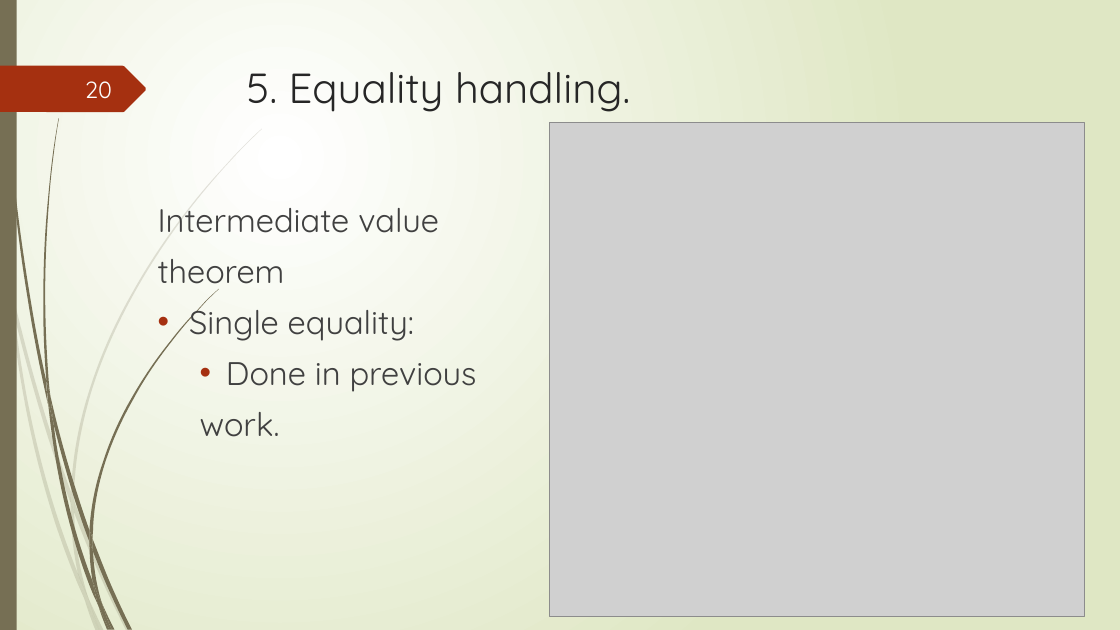
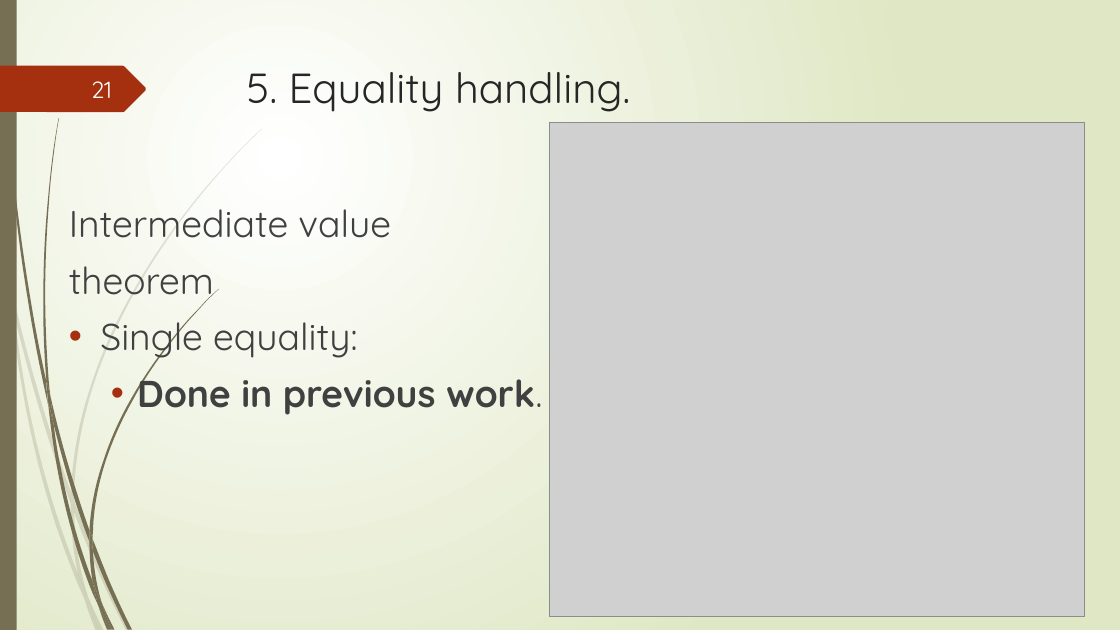
Before and after one commit to tungvx/raSAT, a slide deck: slide 21 of report/midterm.pptx (slide 20 before the commit). Drawn at 1120x630 pixels with LibreOffice and Linux fonts; fonts in the diff are those of the drawing; grey boxes stand for pictures. Boxes give left, top, right and bottom in pixels: in the first picture for what was removed or moved away, otherwise in the second. Text is boxed around its words. In the diff, an @@ line names an element or a change of style, - is before the commit and + after.

```diff
--- a/report/midterm.pptx
+++ b/report/midterm.pptx
@@ page number at (x1=91, y1=81, x2=112, y2=98): text changed @@
-20
+21
@@ text "Intermediate value" moved from (x1=158, y1=208, x2=477, y2=437) to (x1=69, y1=209, x2=542, y2=415) @@
@@ text at (x1=69, y1=209, x2=391, y2=360): size 28 to 32 pt in "Intermediate value", "theorem", "Single equality:" @@
@@ text at (x1=137, y1=368, x2=542, y2=415): text changed; size 28 to 32 pt; bold on @@
-  • Done in previous
-  work.
+  • Done in previous work.
```
Also in this commit, not shown: 15 other slides changed, 4 slides added, 2 slides removed.
